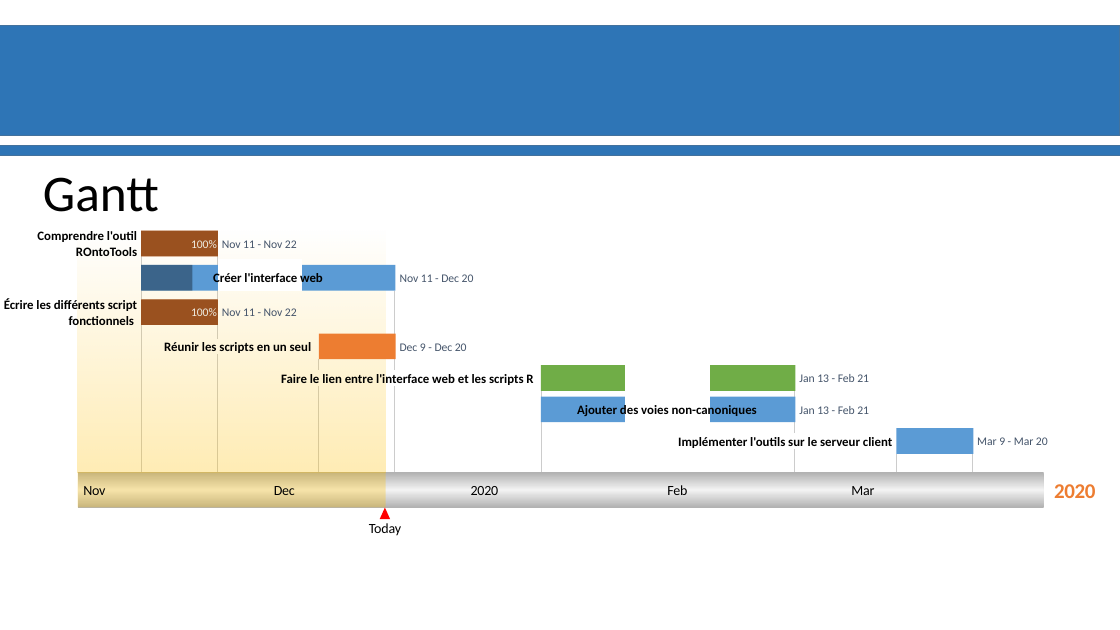
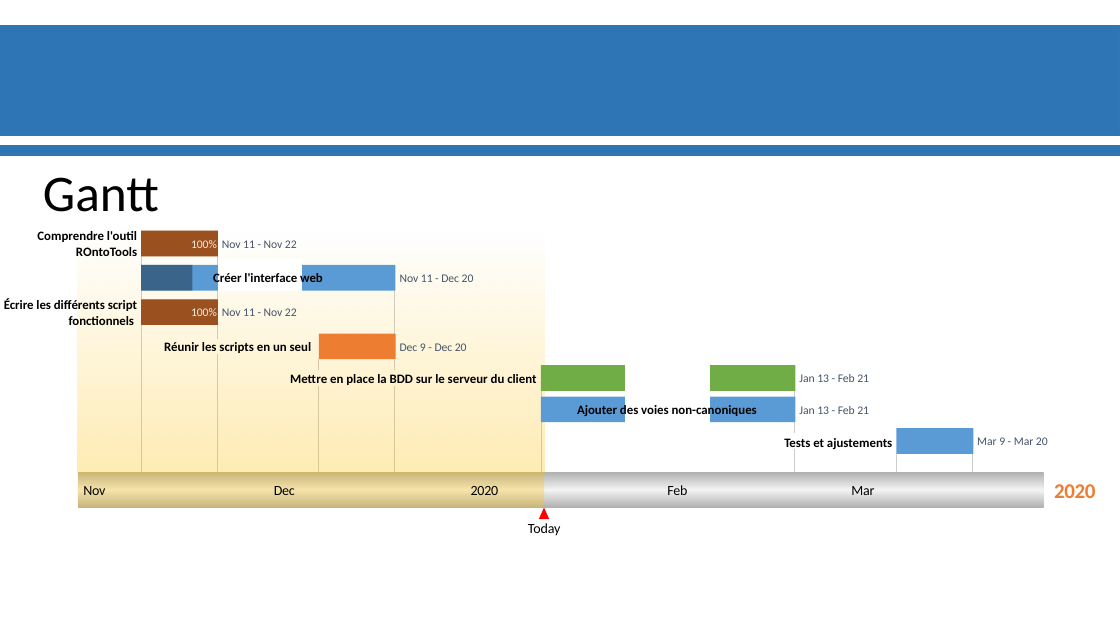
Before and after one commit to Ylefol/projet-INSERM_V5, a slide deck: slide 5 of Slides/Diapos_Suivit_projet.pptx. Drawn at 1120x630 pixels with LibreOffice and Linux fonts; fonts in the diff are those of the drawing; background and template pictures are left out. Boxes give left, top, right and bottom in pixels: in the first picture for what was removed or moved away, otherwise in the second. Text is boxed around its words. In the diff, an @@ line names an element or a change of style, - is before the commit and + after.

```diff
--- a/Slides/Diapos_Suivit_projet.pptx
+++ b/Slides/Diapos_Suivit_projet.pptx
@@ rectangle: place and size @@
-rectangle at [77,228,386,472]
+rectangle at [77,228,544,472]
@@ text at [290,374,536,387]: text changed @@
-Faire le lien entre l'interface web et les scripts R
+Mettre en place la BDD sur le serveur du client
@@ text at [784,438,892,451]: text changed @@
-Implémenter l'outils sur le serveur client
+Tests et ajustements
@@ rectangle: place and size @@
-rectangle at [77,472,386,507]
+rectangle at [77,472,544,507]
@@ triangle: place and size @@
-triangle at [380,507,390,519]
+triangle at [539,507,549,519]
@@ text "Today": place and size @@
-text "Today" at [369,523,402,536]
+text "Today" at [528,523,561,536]
```
Also in this commit, not shown: 3 other slides changed, 2 slides added.
